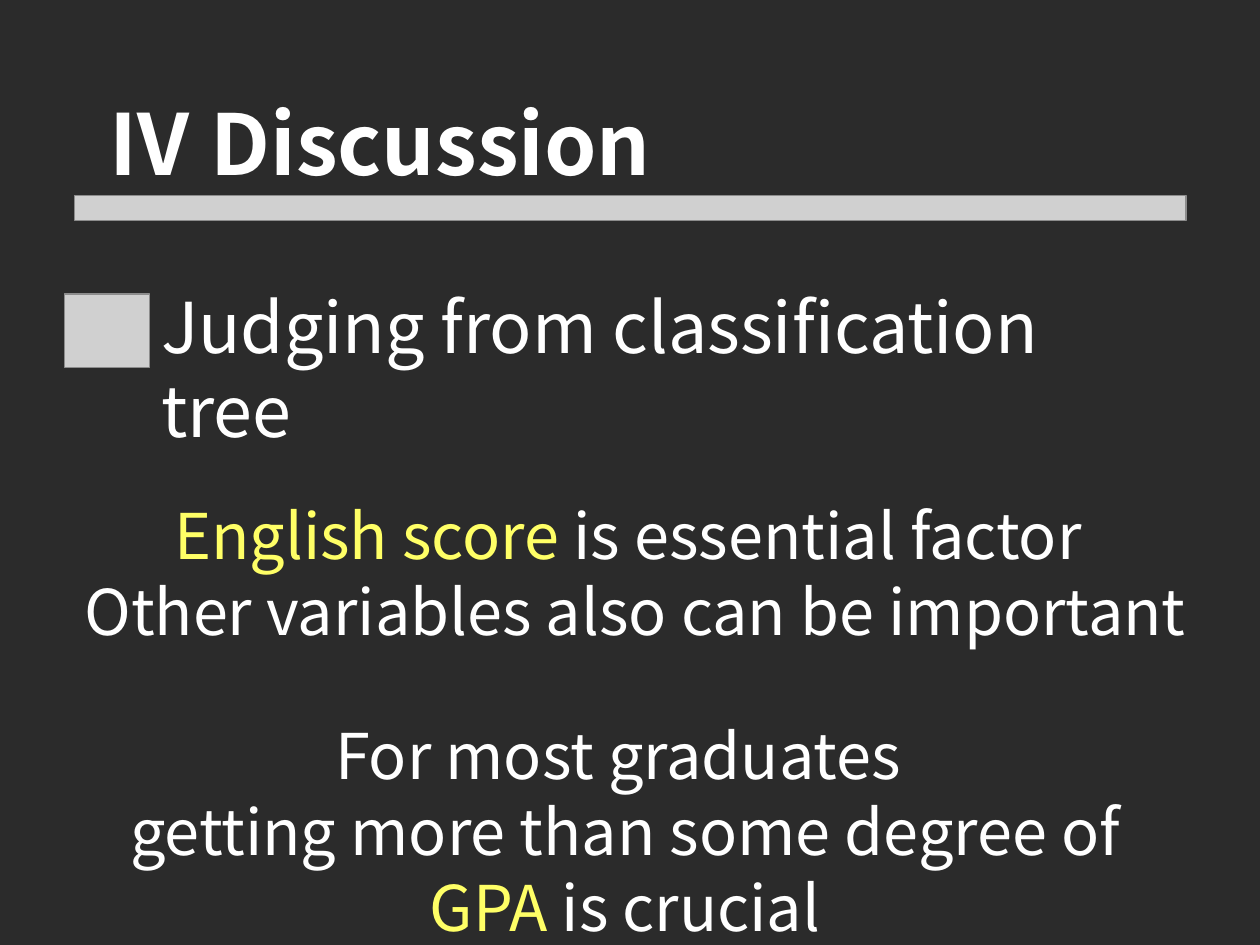
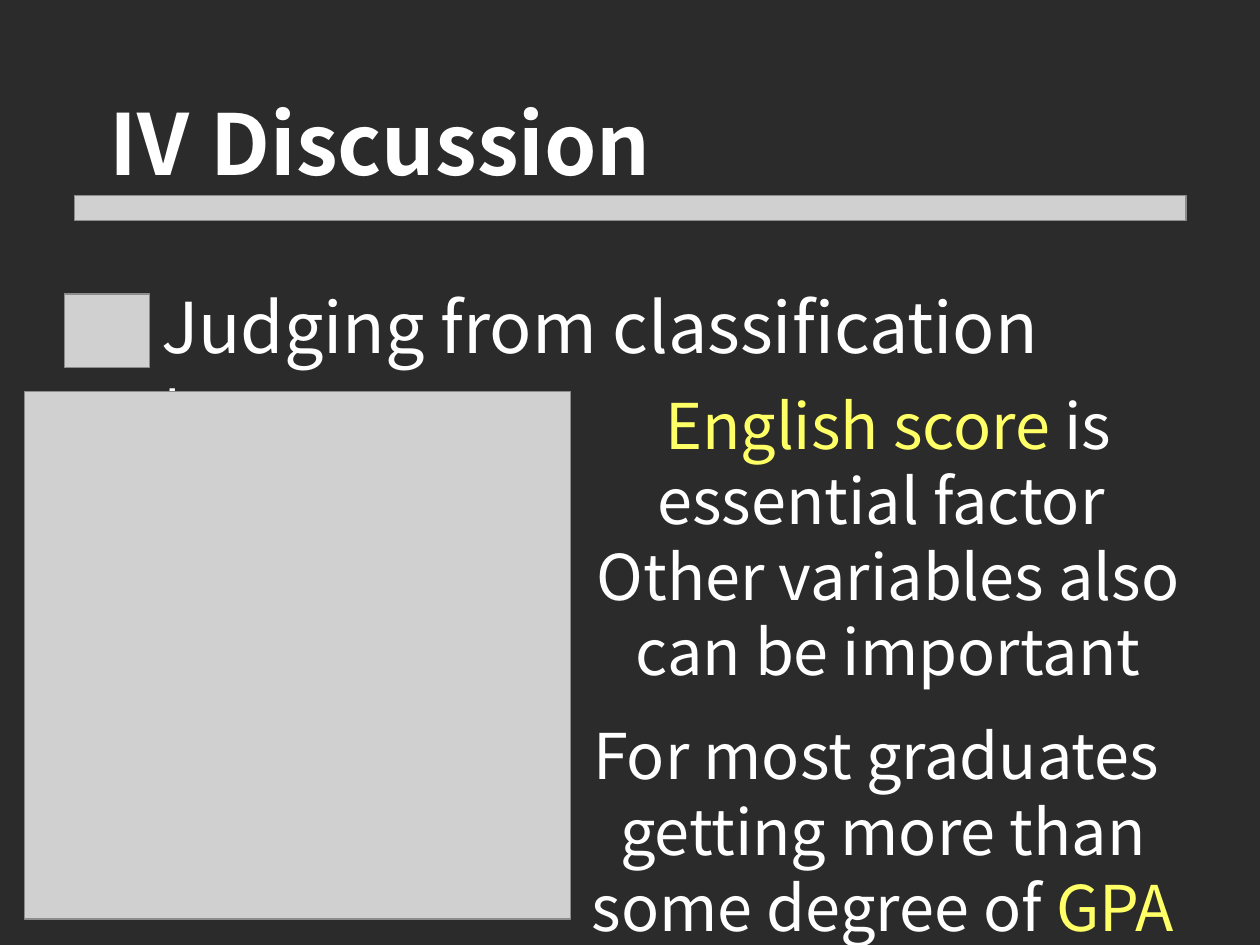
Before and after one commit to sy0630/banana, a slide deck: slide 14 of Final Presentation.pptx (slide 15 before the commit). Drawn at 1260x945 pixels with LibreOffice and Linux fonts; fonts in the diff are those of the drawing; grey boxes stand for pictures; background and template pictures are left out; a plain dark background stands for a picture behind light text. Boxes give left, top, right and bottom in pixels: in the first picture for what was removed or moved away, otherwise in the second. Text is boxed around its words. In the diff, an @@ line names an element or a change of style, - is before the commit and + after.

Commit message:
revised_presentation

```diff
--- a/Final Presentation.pptx
+++ b/Final Presentation.pptx
@@ text "English score is essential factor" rewrapped from (84, 508, 1185, 650) to (597, 399, 1179, 690) @@
@@ picture added at (25, 392, 571, 920) @@
@@ text "For most graduates" rewrapped from (130, 729, 1120, 932) to (592, 729, 1174, 945) @@
```
Also in this commit, not shown: 1 slide removed.
